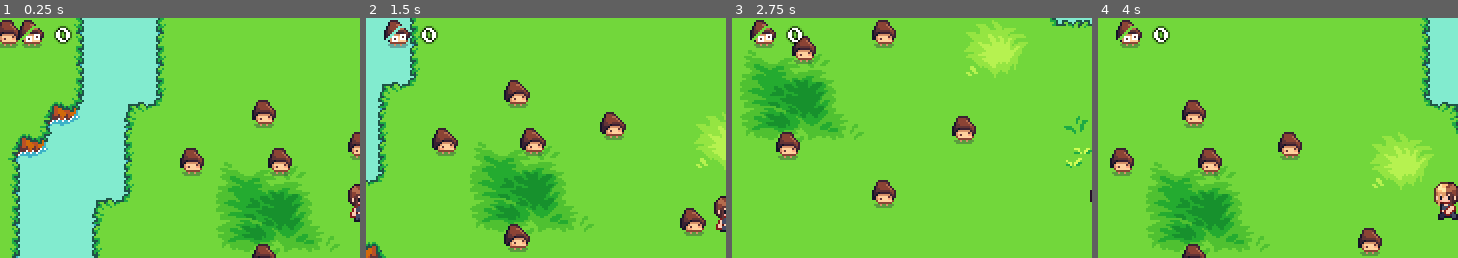
Above: before the commit, frames 1-4 (left to right).
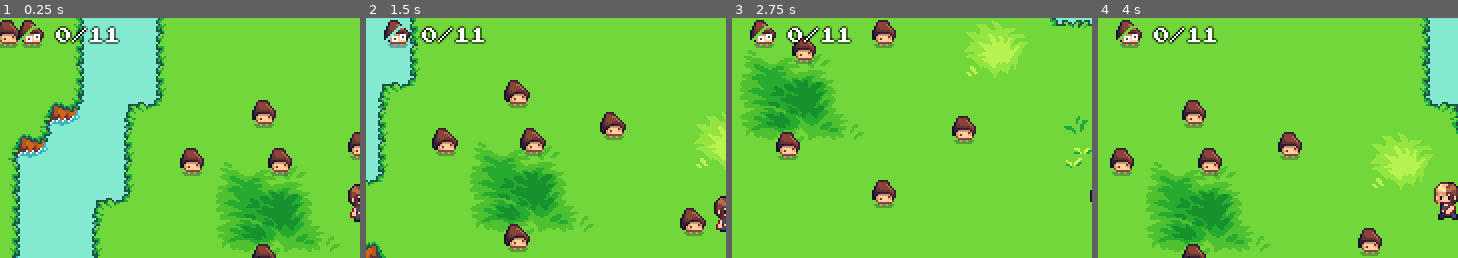
Above: after the commit, the same moments.

Repository: dmitrii-eremin/watch-your-step
Game: Godot game, scene res://scenes/world_scene.tscn
Same seed, same stepped clock (60 frames per second), same inputs: the game is played once before the commit and once after it.
Inputs:
- Up to frame 1 (0.25 s): no input
- Up to frame 2 (1.5 s): tap Enter at 0.5 s; hold Right (go_right) 0.53-1.28 s; hold Down (go_down) from 1.28 s (still down)
- Up to frame 3 (2.75 s): release Down (go_down) at 2.03 s; hold Right (go_right) from 2.03 s (still down)
- Up to frame 4 (4 s): release Right (go_right) at 2.78 s; hold Up (go_up) 2.78-3.53 s; hold Left (go_left) from 3.53 s (still down)
The pictures show only the part of the screen within x 0-50%, y 11-61%; the shares and areas given below are measured in that part.

The runs differ from the first frame. In frame 1, 0.6% of the frame differs, in the area x 19-34%, y 3-11%; in frame 2, 0.6%; in frame 3, 0.6%; in frame 4, 0.6%.

Commit message:
collect mushrooms

Diff:
--- a/scenes/hud.gd
+++ b/scenes/hud.gd
@@ -3,8 +3,12 @@
 @onready var _mushrooms_count_label: Label = $MarginContainer/Control/VBoxContainer/HBoxContainer/CaughtMushroomsLabel
 @onready var _saved_mushrooms_label: Label = $MarginContainer/Control/VBoxContainer/HBoxContainer2/SavedMushroomsLabel
 
-func update_saved_mushrooms() -> void:
-	_saved_mushrooms_label.text = "0"
+var _collected_mushrooms_count: int = 0
+var _original_mushrooms_count: int = 0
+
+func collect_mushroom() -> void:
+	_collected_mushrooms_count += 1
+	_update_collected_mushrooms_label()
 
 func update_mushrooms() -> void:
 	var all_mushrooms: Array = get_tree().get_nodes_in_group("mushroom")
@@ -12,4 +16,9 @@
 	_mushrooms_count_label.text = "%d/%d" % [caught_mushrooms.size(), all_mushrooms.size()]
 
 func _ready() -> void:
+	_original_mushrooms_count = get_tree().get_nodes_in_group("mushroom").size()
 	update_mushrooms()
+	_update_collected_mushrooms_label()
+
+func _update_collected_mushrooms_label() -> void:
+	_saved_mushrooms_label.text = "%d/%d" % [_collected_mushrooms_count, _original_mushrooms_count]
--- a/scenes/mushroom.gd
+++ b/scenes/mushroom.gd
@@ -3,22 +3,29 @@
 signal player_caught_mushroom(player: Node2D, mushroom: Node2D)
 signal take_damage(mushroom: Node2D)
 signal dead(mushroom: Node2D)
+signal collected(mushroom: Node2D)
 
 @export var speed: float = 75.0
 
 @onready var _sprite = $AnimatedSprite2D
 
 @onready var _target: Vector2 = global_position
+var _final_target: Node2D
 
 var _old_velocity: Vector2 = Vector2.ONE
 var _is_caught: bool = false
 var _is_dying: bool = false
+var _is_reached: bool = false
 
 func set_is_caught(value: bool) -> void:
 	_is_caught = value
 
 func is_caught() -> bool:
 	return _is_caught
+
+func set_final_target(point: Node2D) -> void:
+	_final_target = point
+	collision_mask = 0
 
 func set_target(target: Vector2) -> void:
 	_target = target
@@ -30,19 +37,36 @@
 	if _is_dying:
 		velocity = Vector2.ZERO
 	else:
-		var diff = _target - global_position
-		var direction = (_target - global_position).normalized() if diff.length_squared() > 2 ** 2 else Vector2.ZERO
+		var target: Vector2 = _final_target.global_position if _final_target != null else _target
+		var diff = target - global_position
+
+		var direction = (target - global_position).normalized() if diff.length_squared() > 2 ** 2 else Vector2.ZERO
 		if velocity.x != 0:
 			_old_velocity = velocity
 		velocity = speed * direction
 
+		if _final_target != null and direction.length_squared() == 0:
+			_on_reached_final_destination()
+
 	move_and_slide()
 	_select_animation()
+
+func _on_reached_final_destination() -> void:
+	if _is_reached:
+		return
+	_is_reached = true
+	await create_tween().tween_property(self, "modulate:a", 0, 0.35).finished
+	collected.emit(self)
+	call_deferred("queue_free")
 
 func _process(_delta: float) -> void:
 	pass
 
 func _select_animation() -> void:
+	if _is_reached:
+		_sprite.play("default")
+		return
+
 	if _is_dying:
 		_sprite.play("dead")
 		return
@@ -58,9 +82,8 @@
 	if body.is_in_group("player"):
 		if not _is_caught:
 			player_caught_mushroom.emit(body, self)
-		else:
+		elif _final_target == null:
 			take_damage.emit(self)
-
 
 func _on_animated_sprite_2d_animation_finished() -> void:
 	if _sprite.animation == &"dead":
--- a/scenes/mushroom_house.tscn
+++ b/scenes/mushroom_house.tscn
@@ -41,6 +41,8 @@
 texture = SubResource("AtlasTexture_bai3w")
 
 [node name="HitArea" type="Area2D" parent="."]
+collision_layer = 0
+collision_mask = 2
 
 [node name="CollisionShape2D" type="CollisionShape2D" parent="HitArea"]
 position = Vector2(0, 24)
--- a/scenes/player.gd
+++ b/scenes/player.gd
@@ -20,6 +20,10 @@
 		return
 	_mushrooms[index].set_is_caught(false)
 	_mushrooms.remove_at(index)
+
+func save_mushrooms(point: Node2D) -> void:
+	for mushroom in _mushrooms:
+		mushroom.set_final_target(point)
 
 func _physics_process(_delta: float) -> void:
 	_update_velocity()
--- a/scenes/world_scene.gd
+++ b/scenes/world_scene.gd
@@ -20,6 +20,11 @@
 func _on_mushroom_dead_timer_timeout() -> void:
 	_hud.call_deferred("update_mushrooms")
 
+func _on_mushroom_house_player_hit(point: Node2D) -> void:
+	_player.save_mushrooms(point)
 
-func _on_mushroom_house_player_hit(point: Node2D) -> void:
-	pass # Replace with function body.
+func _on_mushroom_collected(mushroom: Node2D) -> void:
+	_player.remove_mushroom(mushroom)
+	_hud.call_deferred("collect_mushroom")
+	_hud.call_deferred("update_mushrooms")
+	_mushroom_dead_timer.start()
--- a/scenes/world_scene.tscn
+++ b/scenes/world_scene.tscn
@@ -86,36 +86,47 @@
 
 [connection signal="timeout" from="MushroomDeadTimer" to="." method="_on_mushroom_dead_timer_timeout"]
 [connection signal="player_hit" from="YSortedObjects/MushroomHouse" to="." method="_on_mushroom_house_player_hit"]
+[connection signal="collected" from="YSortedObjects/Mushrooms/Mushroom" to="." method="_on_mushroom_collected"]
 [connection signal="dead" from="YSortedObjects/Mushrooms/Mushroom" to="." method="_on_mushroom_dead"]
 [connection signal="player_caught_mushroom" from="YSortedObjects/Mushrooms/Mushroom" to="." method="_on_mushroom_player_caught_mushroom"]
 [connection signal="take_damage" from="YSortedObjects/Mushrooms/Mushroom" to="." method="_on_mushroom_take_damage"]
+[connection signal="collected" from="YSortedObjects/Mushrooms/Mushroom2" to="." method="_on_mushroom_collected"]
 [connection signal="dead" from="YSortedObjects/Mushrooms/Mushroom2" to="." method="_on_mushroom_dead"]
 [connection signal="player_caught_mushroom" from="YSortedObjects/Mushrooms/Mushroom2" to="." method="_on_mushroom_player_caught_mushroom"]
 [connection signal="take_damage" from="YSortedObjects/Mushrooms/Mushroom2" to="." method="_on_mushroom_take_damage"]
+[connection signal="collected" from="YSortedObjects/Mushrooms/Mushroom3" to="." method="_on_mushroom_collected"]
 [connection signal="dead" from="YSortedObjects/Mushrooms/Mushroom3" to="." method="_on_mushroom_dead"]
 [connection signal="player_caught_mushroom" from="YSortedObjects/Mushrooms/Mushroom3" to="." method="_on_mushroom_player_caught_mushroom"]
 [connection signal="take_damage" from="YSortedObjects/Mushrooms/Mushroom3" to="." method="_on_mushroom_take_damage"]
+[connection signal="collected" from="YSortedObjects/Mushrooms/Mushroom4" to="." method="_on_mushroom_collected"]
 [connection signal="dead" from="YSortedObjects/Mushrooms/Mushroom4" to="." method="_on_mushroom_dead"]
 [connection signal="player_caught_mushroom" from="YSortedObjects/Mushrooms/Mushroom4" to="." method="_on_mushroom_player_caught_mushroom"]
 [connection signal="take_damage" from="YSortedObjects/Mushrooms/Mushroom4" to="." method="_on_mushroom_take_damage"]
+[connection signal="collected" from="YSortedObjects/Mushrooms/Mushroom5" to="." method="_on_mushroom_collected"]
 [connection signal="dead" from="YSortedObjects/Mushrooms/Mushroom5" to="." method="_on_mushroom_dead"]
 [connection signal="player_caught_mushroom" from="YSortedObjects/Mushrooms/Mushroom5" to="." method="_on_mushroom_player_caught_mushroom"]
 [connection signal="take_damage" from="YSortedObjects/Mushrooms/Mushroom5" to="." method="_on_mushroom_take_damage"]
+[connection signal="collected" from="YSortedObjects/Mushrooms/Mushroom6" to="." method="_on_mushroom_collected"]
 [connection signal="dead" from="YSortedObjects/Mushrooms/Mushroom6" to="." method="_on_mushroom_dead"]
 [connection signal="player_caught_mushroom" from="YSortedObjects/Mushrooms/Mushroom6" to="." method="_on_mushroom_player_caught_mushroom"]
 [connection signal="take_damage" from="YSortedObjects/Mushrooms/Mushroom6" to="." method="_on_mushroom_take_damage"]
+[connection signal="collected" from="YSortedObjects/Mushrooms/Mushroom7" to="." method="_on_mushroom_collected"]
 [connection signal="dead" from="YSortedObjects/Mushrooms/Mushroom7" to="." method="_on_mushroom_dead"]
 [connection signal="player_caught_mushroom" from="YSortedObjects/Mushrooms/Mushroom7" to="." method="_on_mushroom_player_caught_mushroom"]
 [connection signal="take_damage" from="YSortedObjects/Mushrooms/Mushroom7" to="." method="_on_mushroom_take_damage"]
+[connection signal="collected" from="YSortedObjects/Mushrooms/Mushroom8" to="." method="_on_mushroom_collected"]
 [connection signal="dead" from="YSortedObjects/Mushrooms/Mushroom8" to="." method="_on_mushroom_dead"]
 [connection signal="player_caught_mushroom" from="YSortedObjects/Mushrooms/Mushroom8" to="." method="_on_mushroom_player_caught_mushroom"]
 [connection signal="take_damage" from="YSortedObjects/Mushrooms/Mushroom8" to="." method="_on_mushroom_take_damage"]
+[connection signal="collected" from="YSortedObjects/Mushrooms/Mushroom9" to="." method="_on_mushroom_collected"]
 [connection signal="dead" from="YSortedObjects/Mushrooms/Mushroom9" to="." method="_on_mushroom_dead"]
 [connection signal="player_caught_mushroom" from="YSortedObjects/Mushrooms/Mushroom9" to="." method="_on_mushroom_player_caught_mushroom"]
 [connection signal="take_damage" from="YSortedObjects/Mushrooms/Mushroom9" to="." method="_on_mushroom_take_damage"]
+[connection signal="collected" from="YSortedObjects/Mushrooms/Mushroom10" to="." method="_on_mushroom_collected"]
 [connection signal="dead" from="YSortedObjects/Mushrooms/Mushroom10" to="." method="_on_mushroom_dead"]
 [connection signal="player_caught_mushroom" from="YSortedObjects/Mushrooms/Mushroom10" to="." method="_on_mushroom_player_caught_mushroom"]
 [connection signal="take_damage" from="YSortedObjects/Mushrooms/Mushroom10" to="." method="_on_mushroom_take_damage"]
+[connection signal="collected" from="YSortedObjects/Mushrooms/Mushroom11" to="." method="_on_mushroom_collected"]
 [connection signal="dead" from="YSortedObjects/Mushrooms/Mushroom11" to="." method="_on_mushroom_dead"]
 [connection signal="player_caught_mushroom" from="YSortedObjects/Mushrooms/Mushroom11" to="." method="_on_mushroom_player_caught_mushroom"]
 [connection signal="take_damage" from="YSortedObjects/Mushrooms/Mushroom11" to="." method="_on_mushroom_take_damage"]
